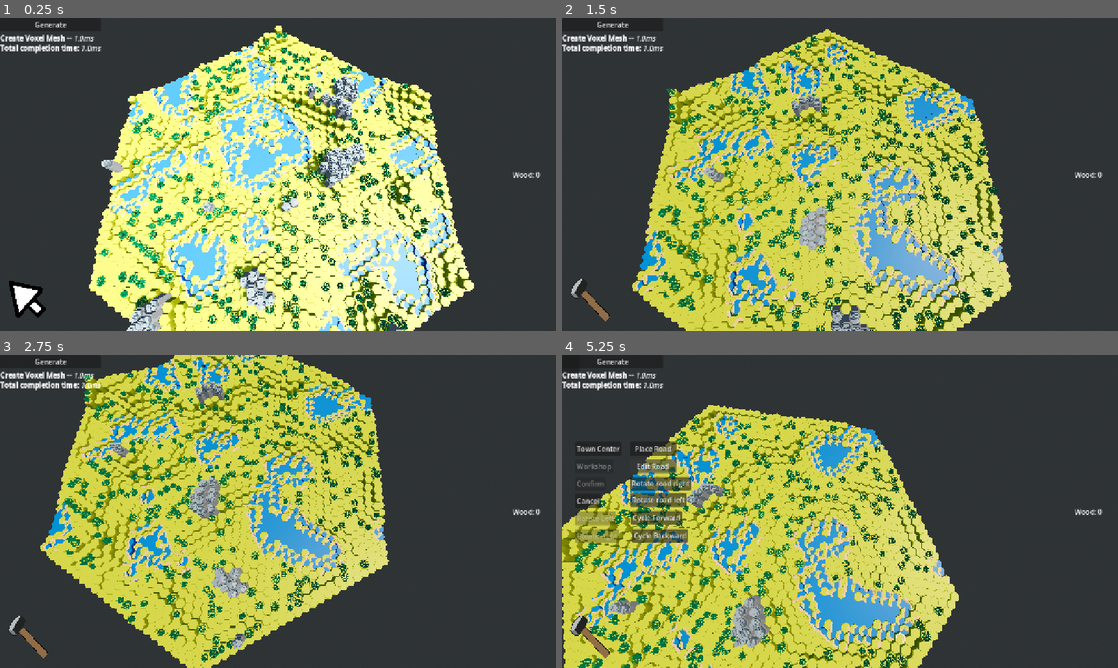
Above: before the commit, frames 1-4 (two rows, left to right).
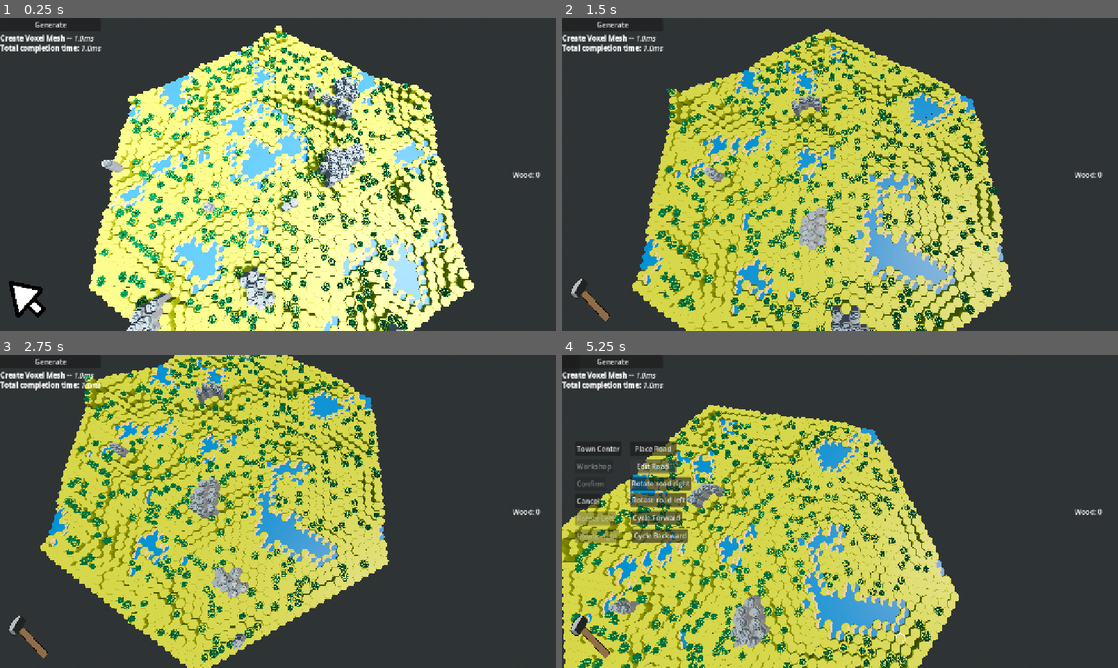
Above: after the commit, the same moments.

Repository: forzinkahd/HexaKingdomGameRepo
Game: Godot game, scene res://Scenes/GameScene.tscn
Same seed, same stepped clock (60 frames per second), same inputs: the game is played once before the commit and once after it.
Inputs (mouse positions are in pixels of both pictures, inside the frame that each line leads up to):
- Up to frame 1 (0.25 s): no input
- Up to frame 2 (1.5 s): click "Generate" at 0.5 s; tap Enter at 1.25 s; move the mouse to (962, 158) at 1.27 s; hold D (MoveRight) from 1.28 s (still down); tap 2 (Build) at 1.35 s; click (962, 158) at 1.42 s
- Up to frame 3 (2.75 s): move the mouse to (166, 527) at 2.02 s; release D (MoveRight) at 2.03 s; hold S (MoveBackwards) from 2.03 s (still down); tap Q (RotateCameraLeft) at 2.1 s
- Up to frame 4 (5.25 s): move the mouse to (895, 442) at 2.77 s; release S (MoveBackwards) at 2.78 s; hold D (MoveRight) 2.78-3.53 s; hold E (RotateCameraRight) 2.78-3.53 s; move the mouse to (812, 574) at 3.52 s; hold W (MoveForward) 3.53-4.28 s; tap 1 (Select) at 3.6 s; click (812, 574) at 3.67 s; move the mouse to (1006, 558) at 4.27 s; hold A (MoveLeft) from 4.28 s (still down); tap 2 (Build) at 4.35 s; move the mouse to (673, 464) at 5.02 s; tap Q (RotateCameraLeft) at 5.1 s

The runs differ from the first frame. In frame 1, 5.3% of the frame differs, in the area x 19-83%, y 7-100%; in frame 2, 4.3%; in frame 3, 3.3%; in frame 4, 4.0%.

Commit message:
Improve coastline

Diff:
--- a/scripts/WorldGen/Voxel/voxel_generator.gd
+++ b/scripts/WorldGen/Voxel/voxel_generator.gd
@@ -575,10 +575,18 @@
 
 func _compute_sea_and_coast(surface_tiles: Array[Voxel]) -> void:
 	# 1) mark sea
+	"""for v in surface_tiles:
+		var sea := (v.height_units <= settings.sea_level_units)
+		v.is_sea = sea
+		v.water = sea  # keep compatibility with existing code paths if needed"""
 	for v in surface_tiles:
 		var sea := (v.height_units <= settings.sea_level_units)
 		v.is_sea = sea
-		v.water = sea  # keep compatibility with existing code paths if needed
+		v.water = sea
+
+		# hard reset state every generation
+		v.sea_is_coast_ring = false
+		v.coast_mask = 0
 
 	# 2) compute coast masks for NON-sea tiles
 	for v in surface_tiles:
@@ -586,14 +594,14 @@
 			#.coast_mask = 0
 			continue
 
-		var mask := 0
+		"""var mask := 0
 		var dirs := VoxelData.neighbor_dirs_for_col(v.grid_position_xz.x)
 		for i in range(6):
 			var n: Voxel = WorldMap.surface_layer.get(v.grid_position_xz + dirs[i])
 			if n != null and n.is_sea:
 				mask |= (1 << i)
 
-		v.coast_mask = mask
+		v.coast_mask = mask"""
 
 	# 3) compute "coast ring" for SEA tiles (sea that borders land)
 	for v in surface_tiles:
@@ -745,6 +753,24 @@
 	return float(first + EDGE_OFFSET_STEPS) * step
 
 
+func _yaw_from_mask_dirs(x_col: int, mask: int) -> float:
+	var dirs := VoxelData.neighbor_dirs_for_col(x_col) # Array[Vector2i], length 6
+	var acc := Vector2.ZERO
+	for i in range(6):
+		if (mask & (1 << i)) != 0:
+			acc += Vector2(dirs[i].x, dirs[i].y)
+
+	if acc.length() < 0.001:
+		return 0.0
+
+	# Godot yaw: atan2(z, x). Here (x,z) maps to (acc.x, acc.y)
+	var yaw := atan2(acc.y, acc.x)
+
+	# asset authoring offset (tune once)
+	const ASSET_YAW_OFFSET := 0.0
+	return yaw + ASSET_YAW_OFFSET
+
+
 func _play_place_bounce(node: Node3D, chunk: Node) -> void:
 	if node == null or not is_instance_valid(node):
 		return
